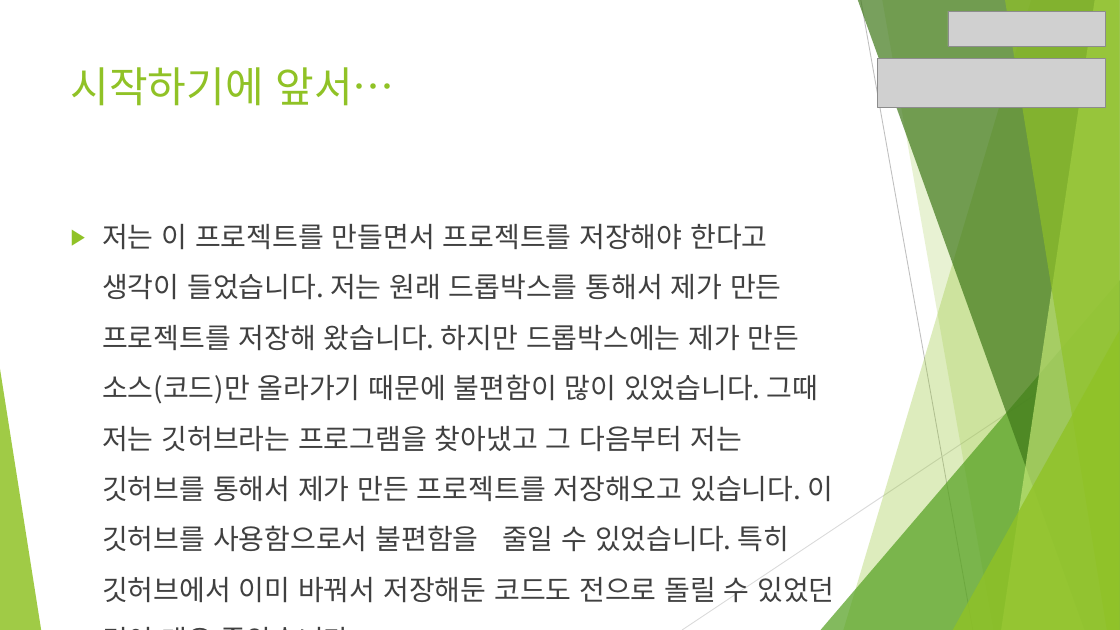
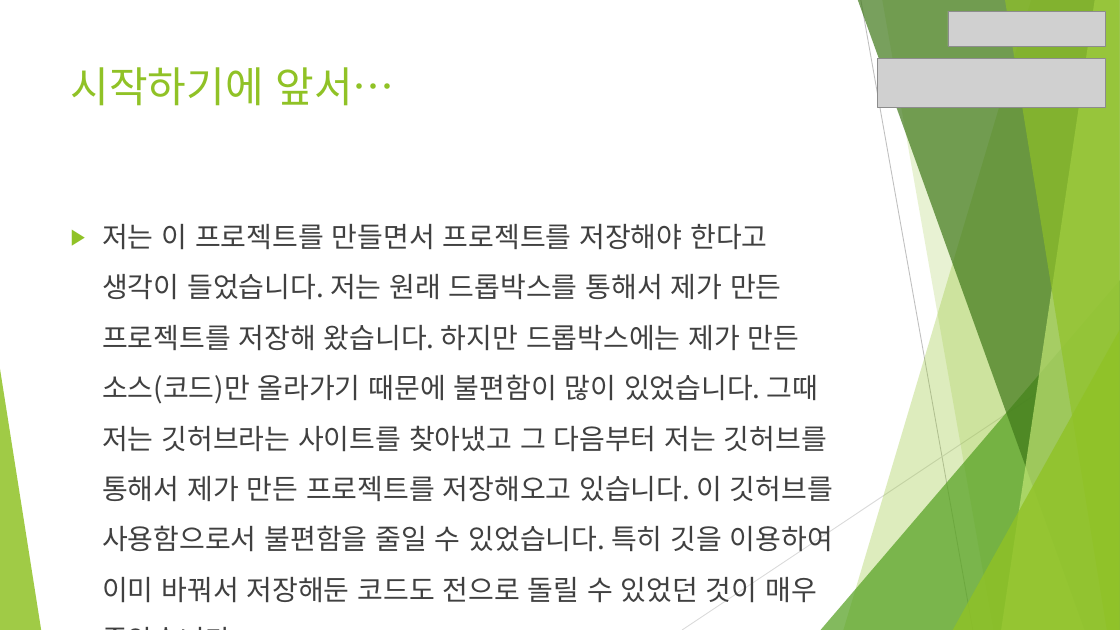
Before and after one commit to hoinAssn/clock-date, a slide deck: slide 3 of 내가 만든 프로젝트 발표.pptx. Drawn at 1120x630 pixels with LibreOffice and Linux fonts; fonts in the diff are those of the drawing; grey boxes stand for pictures. Boxes give left, top, right and bottom in pixels: in the first picture for what was removed or moved away, otherwise in the second. Text is boxed around its words. In the diff, an @@ line names an element or a change of style, - is before the commit and + after.

```diff
--- a/내가 만든 프로젝트 발표.pptx
+++ b/내가 만든 프로젝트 발표.pptx
@@ text at [102, 224, 833, 603]: text changed @@
-▶ 저는 이 프로젝트를 만들면서 프로젝트를 저장해야 한다고 생각이 들었습니다. 저는 원래 드롭박스를 통해서 제가 만든 프로젝트를 저장해 왔습니다. 하지만 드롭박스에는 제가 만든 소스(코드)만 올라가기 때문에 불편함이 많이 있었습니다. 그때 저는 깃허브라는 프로그램을 찾아냈고 그 다음부터 저는 깃허브를 통해서 제가 만든 프로젝트를 저장해오고 있습니다. 이 깃허브를 사용함으로서 불편함을 줄일 수 있었습니다. 특히 깃허브에서 이미 바꿔서 저장해둔 코드도 전으로 돌릴 수 있었던 것이 매우 좋았습니다.
+▶ 저는 이 프로젝트를 만들면서 프로젝트를 저장해야 한다고 생각이 들었습니다. 저는 원래 드롭박스를 통해서 제가 만든 프로젝트를 저장해 왔습니다. 하지만 드롭박스에는 제가 만든 소스(코드)만 올라가기 때문에 불편함이 많이 있었습니다. 그때 저는 깃허브라는 사이트를 찾아냈고 그 다음부터 저는 깃허브를 통해서 제가 만든 프로젝트를 저장해오고 있습니다. 이 깃허브를 사용함으로서 불편함을 줄일 수 있었습니다. 특히 깃을 이용하여 이미 바꿔서 저장해둔 코드도 전으로 돌릴 수 있었던 것이 매우 좋았습니다.
```
Also in this commit, not shown: 3 other slides changed.
